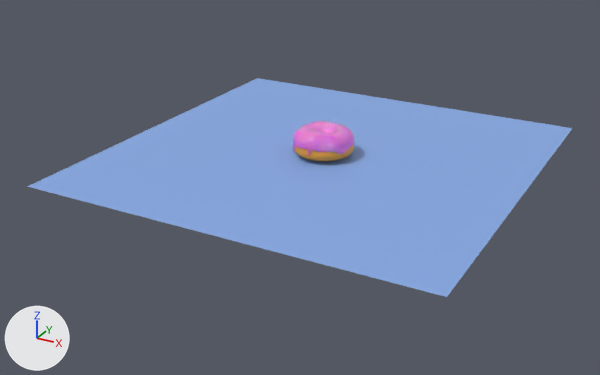
The Blender file donut.blend: old version first, new version second.
One viewpoint serves both versions: a camera (50 mm lens) standing at (0.569, -1.114, 0.468) and looking at (-0.019, -0.044, -0.067). The axes (+X, +Y, +Z) are drawn at lower left. The lights are the same throughout.

The first picture shows 'Donut', 'Icing', 'Plane'.
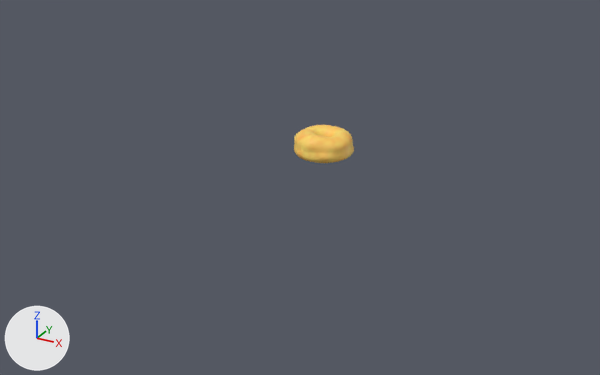
The change, as a list of edits to the scene's bpy script:
```text
Change mat_material_002:
    remove # nodes: BsdfPrincipled, OutputMaterial
    remove # colours: orange #e79f35
    nodes: BsdfPrincipled, Bump, OutputMaterial, TexCoord, TexNoise, ValToRGB
    colours: yellow #ffea75, orange #ff9836
Change ob_donut:
    ob_donut.location: (0.0, 0.0, 0.0) -> (0.0, 0.0, -0.003)
Change ob_icing:
    ob_icing.location: (0.0, 0.0, 0.0) -> (0.0, 0.0, -0.003)
    add ob_icing.hide_set(True)
Change ob_plane:
    ob_plane.location: (0.0, 0.0, -0.022) -> (-0.003, 0.002, -0.025)
    add ob_plane.hide_set(True)
```

Where the change shows, as pixel boxes (x1, y1, x2, y2) in the pictures (600 x 375 px):
'Plane', hidden (blue): before (27, 78, 572, 297)
'Donut', surface changed, moved (orange to yellow): before (295, 145, 354, 161); after (294, 125, 354, 163)
'Icing', hidden (pink): before (293, 121, 355, 155)
